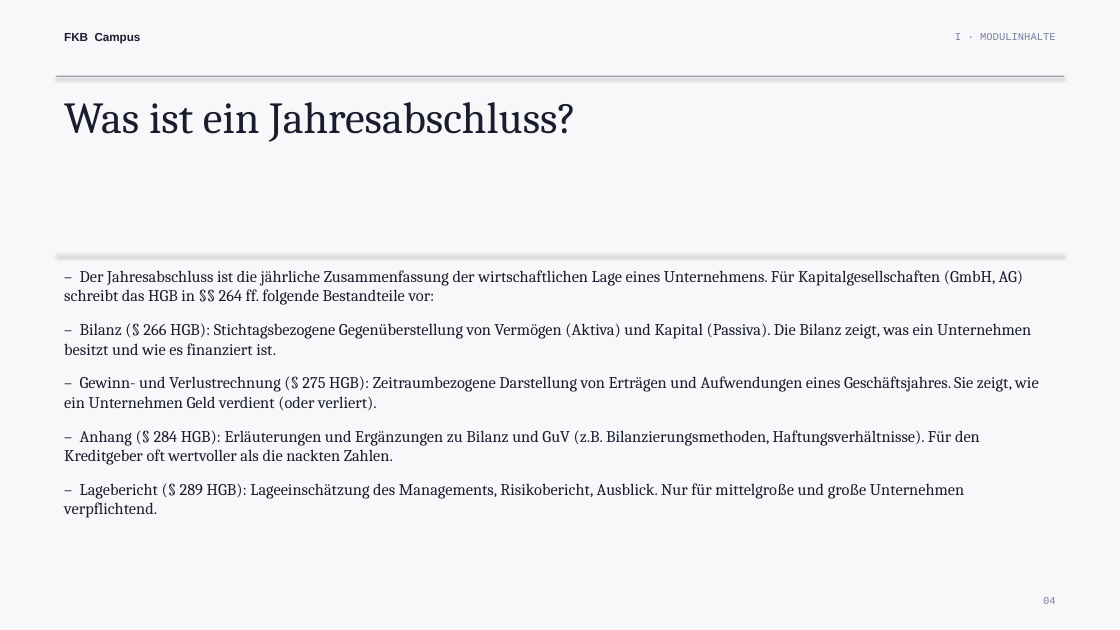
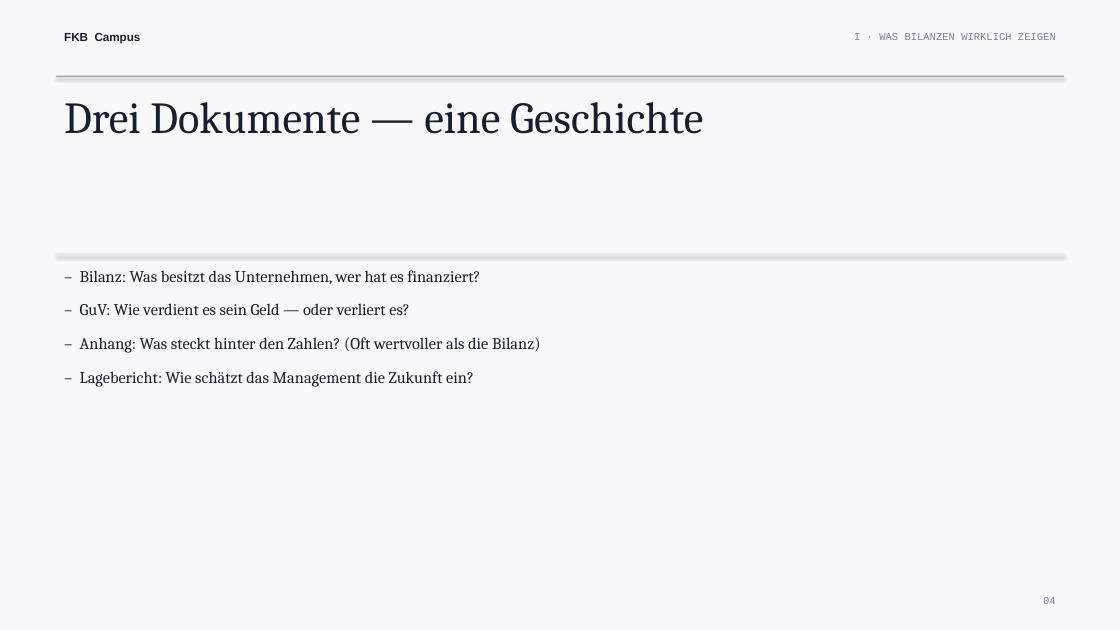
Before and after one commit to ck5rqc47pr-byte/firmenkundenakademie-online, a slide deck: slide 4 of public/downloads/praesentation/M01.pptx. Drawn at 1120x630 pixels with LibreOffice and Linux fonts; fonts in the diff are those of the drawing. Boxes give left, top, right and bottom in pixels: in the first picture for what was removed or moved away, otherwise in the second. Text is boxed around its words. In the diff, an @@ line names an element or a change of style, - is before the commit and + after.

```diff
--- a/public/downloads/praesentation/M01.pptx
+++ b/public/downloads/praesentation/M01.pptx
@@ text at [854,33,1056,40]: text changed @@
-I · MODULINHALTE
+I · WAS BILANZEN WIRKLICH ZEIGEN
@@ text at [64,102,703,134]: text changed @@
-Was ist ein Jahresabschluss?
+Drei Dokumente — eine Geschichte
@@ text at [80,270,540,387]: text changed @@
-– Der Jahresabschluss ist die jährliche Zusammenfassung der wirtschaftlichen Lage eines Unternehmens. Für Kapitalgesellschaften (GmbH, AG) schreibt das HGB in §§ 264 ff. folgende Bestandteile vor:
-– Bilanz (§ 266 HGB): Stichtagsbezogene Gegenüberstellung von Vermögen (Aktiva) und Kapital (Passiva). Die Bilanz zeigt, was ein Unternehmen besitzt und wie es finanziert ist.
-– Gewinn- und Verlustrechnung (§ 275 HGB): Zeitraumbezogene Darstellung von Erträgen und Aufwendungen eines Geschäftsjahres. Sie zeigt, wie ein Unternehmen Geld verdient (oder verliert).
-– Anhang (§ 284 HGB): Erläuterungen und Ergänzungen zu Bilanz und GuV (z.B. Bilanzierungsmethoden, Haftungsverhältnisse). Für den Kreditgeber oft wertvoller als die nackten Zahlen.
-– Lagebericht (§ 289 HGB): Lageeinschätzung des Managements, Risikobericht, Ausblick. Nur für mittelgroße und große Unternehmen verpflichtend.
+– Bilanz: Was besitzt das Unternehmen, wer hat es finanziert?
+– GuV: Wie verdient es sein Geld — oder verliert es?
+– Anhang: Was steckt hinter den Zahlen? (Oft wertvoller als die Bilanz)
+– Lagebericht: Wie schätzt das Management die Zukunft ein?
```
Also in this commit, not shown: 5 other slides changed, 9 slides added, 6 slides removed, 2 other files.
